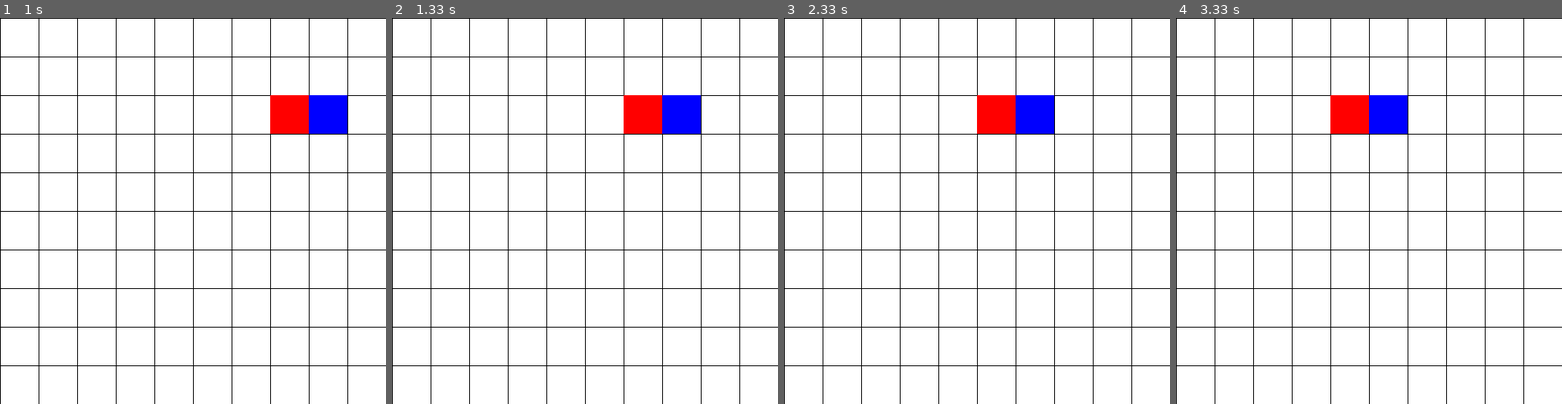
Above: before the commit, frames 1-4 (left to right).
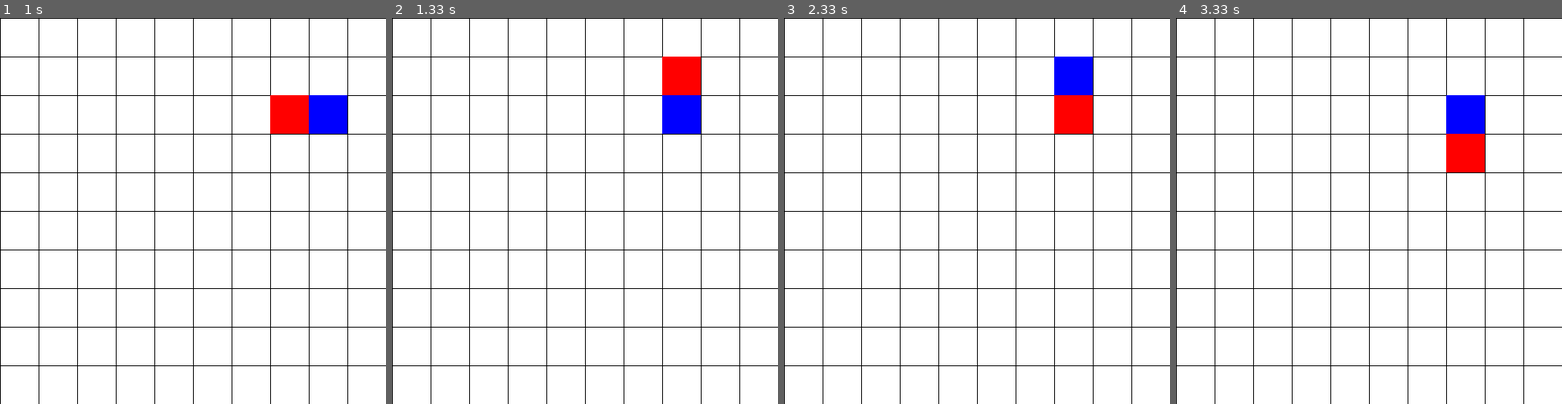
Above: after the commit, the same moments.

Repository: kobili/pygame-snake
Game: pygame game, started from main.py
Same seed, same stepped clock (60 frames per second), same inputs: the game is played once before the commit and once after it.
Inputs:
- Up to frame 1 (1 s): hold Up from 0.83 s (still down)
- Up to frame 2 (1.33 s): release Up at 1.3 s
- Up to frame 3 (2.33 s): hold S from 1.83 s (still down); hold Left from 1.83 s (still down)
- Up to frame 4 (3.33 s): release S at 2.37 s; release Left at 2.37 s; hold A 2.4-3 s

Frame 1 is identical in both runs. In frame 2, 2.0% of the frame differs, in the area x 60-80%, y 10-30%; in frame 3, 4.0%, in the area x 50-80%, y 10-30%; in frame 4, 4.0%.

Commit message:
Implement snake object updating

Diff:
--- a/snake.py
+++ b/snake.py
@@ -1,4 +1,5 @@
 import pygame
+from pygame.locals import *
 from enum import Enum
 
 Direction = Enum('Direction', ['UP', 'DOWN', 'RIGHT', 'LEFT'])
@@ -52,6 +53,18 @@
             prev_segment_position = current_position
 
     def get_update_head_position(self) -> tuple:
+
+        # update direction based on user input
+        pressed = pygame.key.get_pressed()
+        if (pressed[K_RIGHT] or pressed[K_d]):
+            self.head_direction = Direction.RIGHT
+        if (pressed[K_LEFT] or pressed[K_a]):
+            self.head_direction = Direction.LEFT
+        if (pressed[K_UP] or pressed[K_w]):
+            self.head_direction = Direction.UP
+        if (pressed[K_DOWN] or pressed[K_s]):
+            self.head_direction = Direction.DOWN
+
         head = self.segments[0]
 
         if self.head_direction == Direction.UP:
